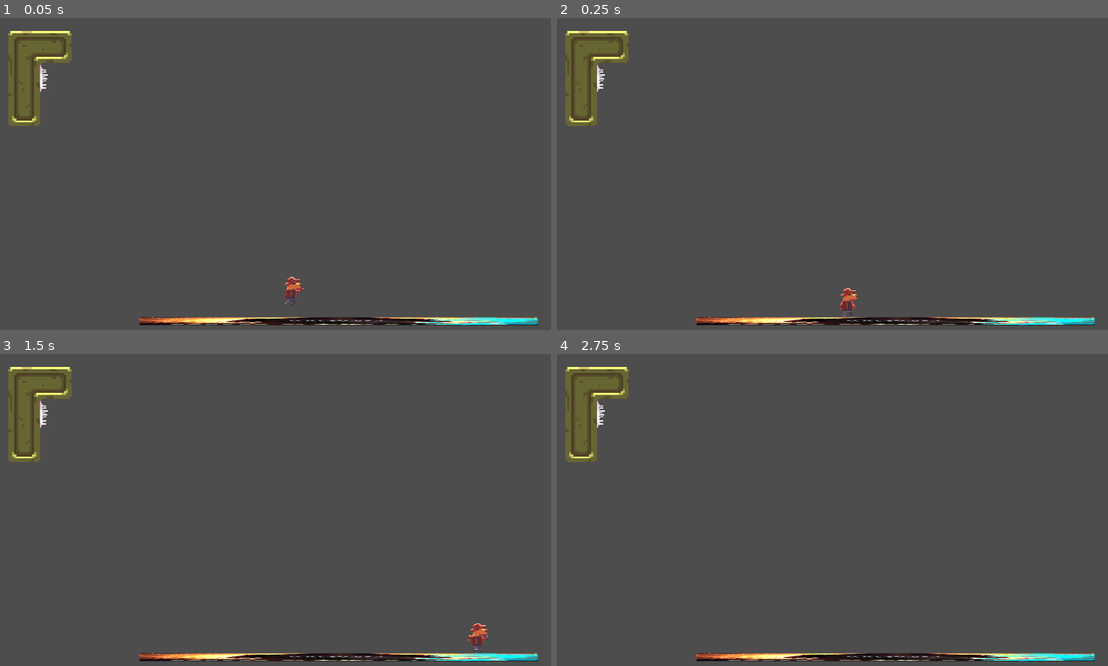
Above: before the commit, frames 1-4 (two rows, left to right).
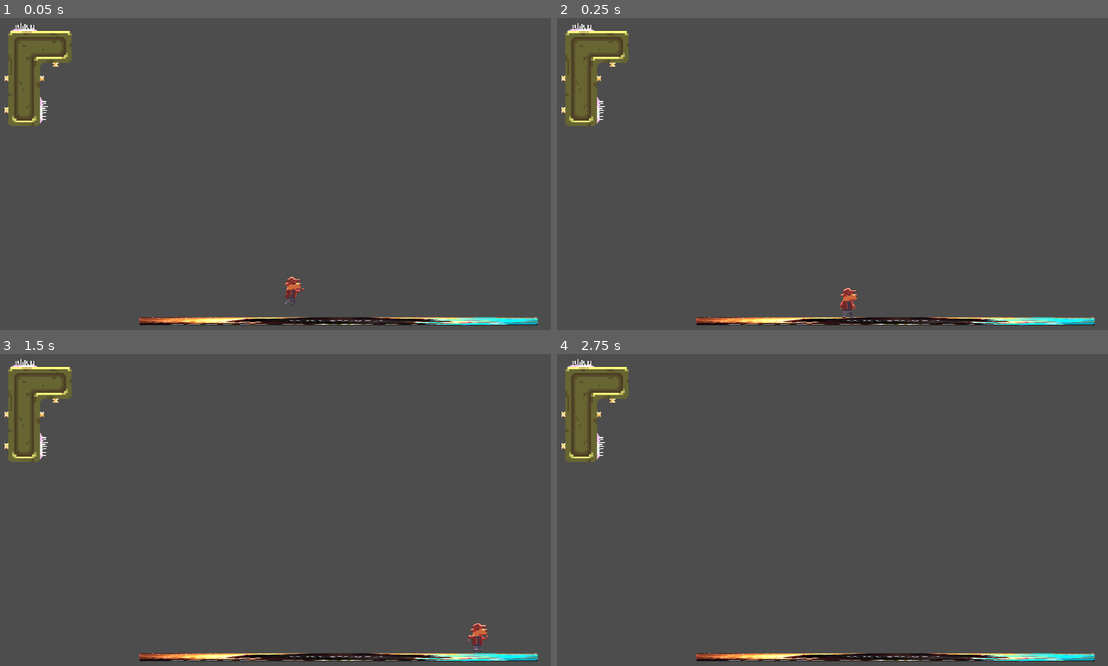
Above: after the commit, the same moments.

Repository: The-First-Pancake/gmtk-game-jam-2024
Game: Godot game, scene res://Levels/GeorgeTest.tscn
Same seed, same stepped clock (60 frames per second), same inputs: the game is played once before the commit and once after it. This scene is started directly instead of the project's main scene. The engine's default icon, where the game draws it, is replaced by a stand-in: a white triangle on a blue panel in a dark square.
Inputs (mouse positions are in pixels of both pictures, inside the frame that each line leads up to):
- Up to frame 1 (0.05 s): no input
- Up to frame 2 (0.25 s): no input
- Up to frame 3 (1.5 s): tap Enter at 0.5 s; move the mouse to (38, 413) at 0.52 s; hold Right (move_right) from 0.53 s (still down); tap Space (jump) at 0.6, 0.77, 1.07 s; click (38, 413) at 0.67 s; move the mouse to (143, 513) at 1.27 s; click (143, 513) at 1.35 s
- Up to frame 4 (2.75 s): tap Space (jump) at 1.52, 1.55, 1.82, 2.3 s; move the mouse to (882, 419) at 2.02 s; release Right (move_right) at 2.03 s; hold Left (move_left) from 2.03 s (still down); right-click (882, 419) at 2.1 s

The runs differ from the first frame. In frame 1, 0.2% of the frame differs, in the area x 0-11%, y 1-34%; in frame 2, 0.2%, in the area x 0-54%, y 1-97%; in frame 3, 0.2%; in frame 4, 0.2%.

Commit message:
Player tweaks

Diff:
--- a/Levels/GeorgeTest.tscn
+++ b/Levels/GeorgeTest.tscn
@@ -31,9 +31,6 @@
 
 [node name="GeorgeTest" type="Node2D"]
 
-[node name="Player" parent="." instance=ExtResource("3_qudki")]
-position = Vector2(1050, 950)
-
 [node name="Floor" type="StaticBody2D" parent="."]
 position = Vector2(1200, 1050)
 scale = Vector2(1.96232, 0.0292254)
@@ -55,9 +52,12 @@
 
 [node name="BlockSpawner" parent="NewBlockQueue" instance=ExtResource("3_faxmf")]
 spawn_objects = Array[ExtResource("4_mwb6v")]([SubResource("Resource_6716m"), SubResource("Resource_b3o7y"), SubResource("Resource_mwrdh")])
-spawn_object_probability = 0.5
+spawn_object_probability = 1.0
 
 [node name="DirectionalLight2D" type="DirectionalLight2D" parent="."]
 position = Vector2(950, 150)
 rotation = -6.28319
 energy = 1.55
+
+[node name="Player" parent="." instance=ExtResource("3_qudki")]
+position = Vector2(1050, 950)
--- a/Prefabs/player.tscn
+++ b/Prefabs/player.tscn
@@ -182,7 +182,7 @@
 }]
 
 [sub_resource type="CapsuleShape2D" id="CapsuleShape2D_0b81x"]
-radius = 26.0
+radius = 21.0
 height = 78.0
 
 [sub_resource type="CircleShape2D" id="CircleShape2D_hkokj"]
@@ -202,8 +202,8 @@
 unique_name_in_owner = true
 scale = Vector2(3.125, 3.125)
 sprite_frames = SubResource("SpriteFrames_2xloi")
-animation = &"walk"
-frame_progress = 0.0652054
+animation = &"hang_side"
+frame_progress = 0.167764
 
 [node name="CollisionShape2D" type="CollisionShape2D" parent="."]
 position = Vector2(0, 9)
@@ -228,11 +228,11 @@
 
 [node name="Side Hand Point" type="Marker2D" parent="."]
 unique_name_in_owner = true
-position = Vector2(13, -11)
+position = Vector2(28, -11)
 
 [node name="Top Hand Point" type="Marker2D" parent="."]
 unique_name_in_owner = true
-position = Vector2(0, -31)
+position = Vector2(9, -58)
 
 [node name="Coyote Timer" type="Timer" parent="."]
 unique_name_in_owner = true
--- a/Scripts/BlockSpawner.gd
+++ b/Scripts/BlockSpawner.gd
@@ -31,19 +31,16 @@
 
 func generate_and_spawn_hold_objects(block: Placeable) -> void:
 	for spawn_point_idx in len(block.hold_point_generator.get_generated_points()):
-		if (randf() > spawn_object_probability):
+		if (randf() < spawn_object_probability):
 			var cum_probability : float = 0
 			var object_choice : float = randf()
 			for i in len(spawn_objects):
-				print("Total objects to spawn @ for loop: ", total_objects_to_spawn)
 				cum_probability += float(spawned_object_counts[i]) / float(total_objects_to_spawn)
-				print("Cum probability: ", cum_probability)
 				if (object_choice < cum_probability):
 					spawned_object_counts[i] -= 1
 					total_objects_to_spawn -= 1
 					spawn_object_on_hold(spawn_objects[i], block, spawn_point_idx)
 					if (total_objects_to_spawn == 0):
-						print("remaking spawned objects")
 						refresh_spawn_object_counts()
 					break
 
--- a/Scripts/Player.gd
+++ b/Scripts/Player.gd
@@ -45,7 +45,7 @@
 			var closest_hold: Node2D = null
 			for hold in holds:
 				if !hold.is_in_group("hold"): continue
-				if abs(hold.rotation_degrees) < 1: continue #if the hold is upright we can't grab it
+				if abs(hold.global_rotation_degrees) < 1: continue #if the hold is upright we can't grab it
 				if closest_hold == null:
 					closest_hold = hold
 					continue
@@ -91,7 +91,7 @@
 	if current_hold:
 		var aim_dir: Vector2 = Input.get_vector("move_left","move_right","move_up","move_down")
 
-		var holding_cieling: bool = abs(current_hold.rotation_degrees - 180) < 1
+		var holding_cieling: bool = abs(angle_difference(current_hold.global_rotation, deg_to_rad(180))) < deg_to_rad(1)
 		if holding_cieling:
 			global_position = current_hold.global_position - (top_hand_point.global_position - global_position)
 			if aim_dir.x > 0:
@@ -100,9 +100,9 @@
 				transform.x.x = -1
 		else:
 			global_position = current_hold.global_position - (side_hand_point.global_position - global_position)
-			if abs(current_hold.rotation_degrees - 90) < 1:
+			if abs(angle_difference(current_hold.global_rotation, deg_to_rad(90))) < deg_to_rad(1):
 				transform.x.x = -1
-			elif abs(current_hold.rotation_degrees - 270) < 1:
+			elif abs(angle_difference(current_hold.global_rotation, deg_to_rad(270))) < deg_to_rad(1):
 				transform.x.x = 1
 
 		if Input.is_action_just_released("jump"):
@@ -121,17 +121,17 @@
 
 func update_animations() -> void:
 	var is_downsliding: bool = is_on_wall() and velocity.y > 0
-	if is_on_floor():
+	if current_hold:
+		var holding_cieling: bool = abs(angle_difference(current_hold.global_rotation, deg_to_rad(180))) < deg_to_rad(1)
+		if holding_cieling:
+			sprite_animator.play("hang_top")
+		else:
+			sprite_animator.play("hang_side")
+	elif is_on_floor():
 		if abs(velocity.x) > 10:
 			sprite_animator.play("walk")
 		else:
 			sprite_animator.play("idle")
-	elif current_hold:
-		var holding_cieling: bool = abs(current_hold.rotation_degrees - 180) < 1
-		if holding_cieling:
-			sprite_animator.play("hang_top")
-		else:
-			sprite_animator.play("hang_side")
 	elif is_downsliding:
 		sprite_animator.play("downslide")
 	else:
